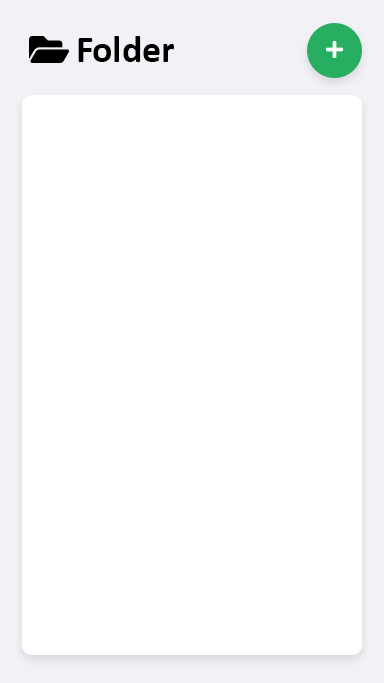
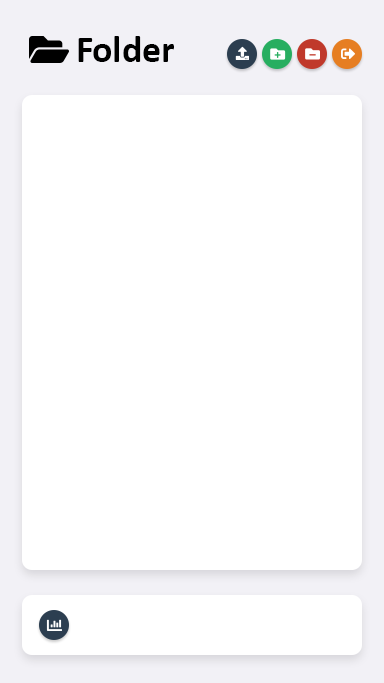
Two versions of the same layered image (384px x 683px). Layer-by-layer changes:
added group "Group 3" with 22 layers above "Group 2" over (39, 38, 362, 640)
added group "load" with 2 layers in group "Group 3" over (227, 39, 257, 69)
added layer "upload-solid" in group "load" over (235, 46, 249, 60)
added layer "Ellipse 1" (2nd of 8, in "Group 3" › "load") in group "load" over (227, 39, 257, 69)
added group "stat" with 4 layers in group "Group 3" over (39, 610, 69, 640)
added layer "chart-bar-solid" in group "stat" over (46, 619, 62, 631)
added layer "Ellipse 1" (3rd of 8, in "Group 3" › "stat") in group "stat" over (39, 610, 69, 640)
added group "add" (1st of 2, in "Group 3") with 3 layers in group "Group 3" over (262, 39, 292, 69)
added layer "folder-plus-solid copy" in group "add" over (270, 48, 286, 60)
hid "plus-solid", moved it into group "add", painted on it over (271, 41, 343, 60)
added layer "Ellipse 1" (4th of 8, in "Group 3" › "add") in group "add" over (262, 39, 292, 69)
added group "del" (1st of 2, in "Group 3") with 3 layers in group "Group 3" over (297, 39, 327, 69)
added layer "folder-minus-solid copy" (2nd of 2, in "Group 3" › "del") in group "del" over (305, 48, 320, 60)
added layer "Ellipse 1" (5th of 8, in "Group 3" › "del") in group "del" over (297, 39, 327, 69)
added group "logout" with 2 layers in group "Group 3" over (332, 39, 362, 69)
added layer "sign-out-alt-solid" in group "logout" over (341, 48, 355, 59)
added layer "Ellipse 1" (6th of 8, in "Group 3" › "logout") in group "logout" over (332, 39, 362, 69)
renamed "Group 2" to "del", moved it into group "Group 2" over (307, 23, 362, 78)
painted on "Ellipse 1" (8th of 8, in "Group 2" › "del") over (307, 23, 362, 78)
added group "BG" (1st of 2) with 2 layers above "BG" over (22, 561, 362, 644)
added layer "Rectangle 1 copy" in group "BG" over (22, 595, 362, 644)
moved "Rectangle 1" into group "BG", painted on it over (22, 561, 362, 644)
